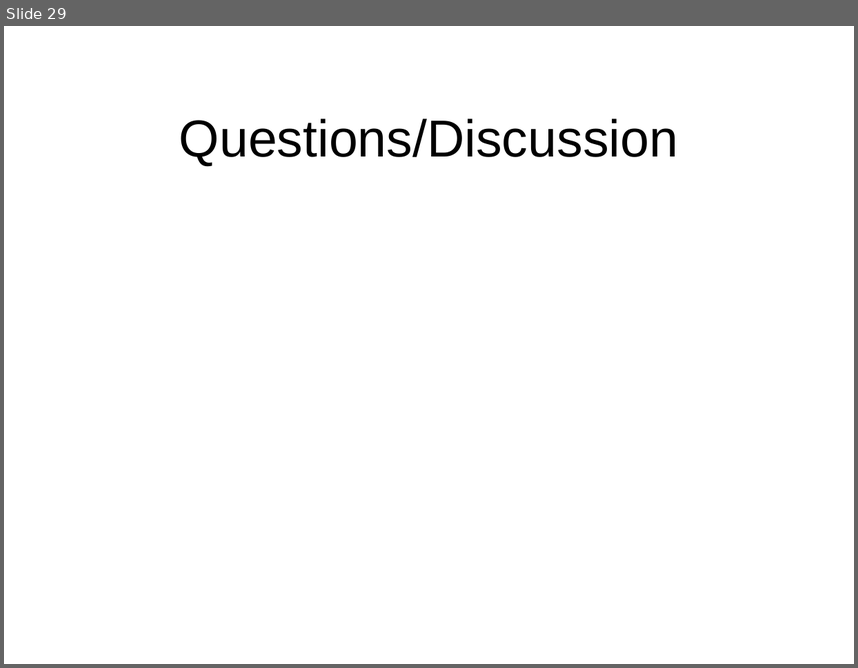
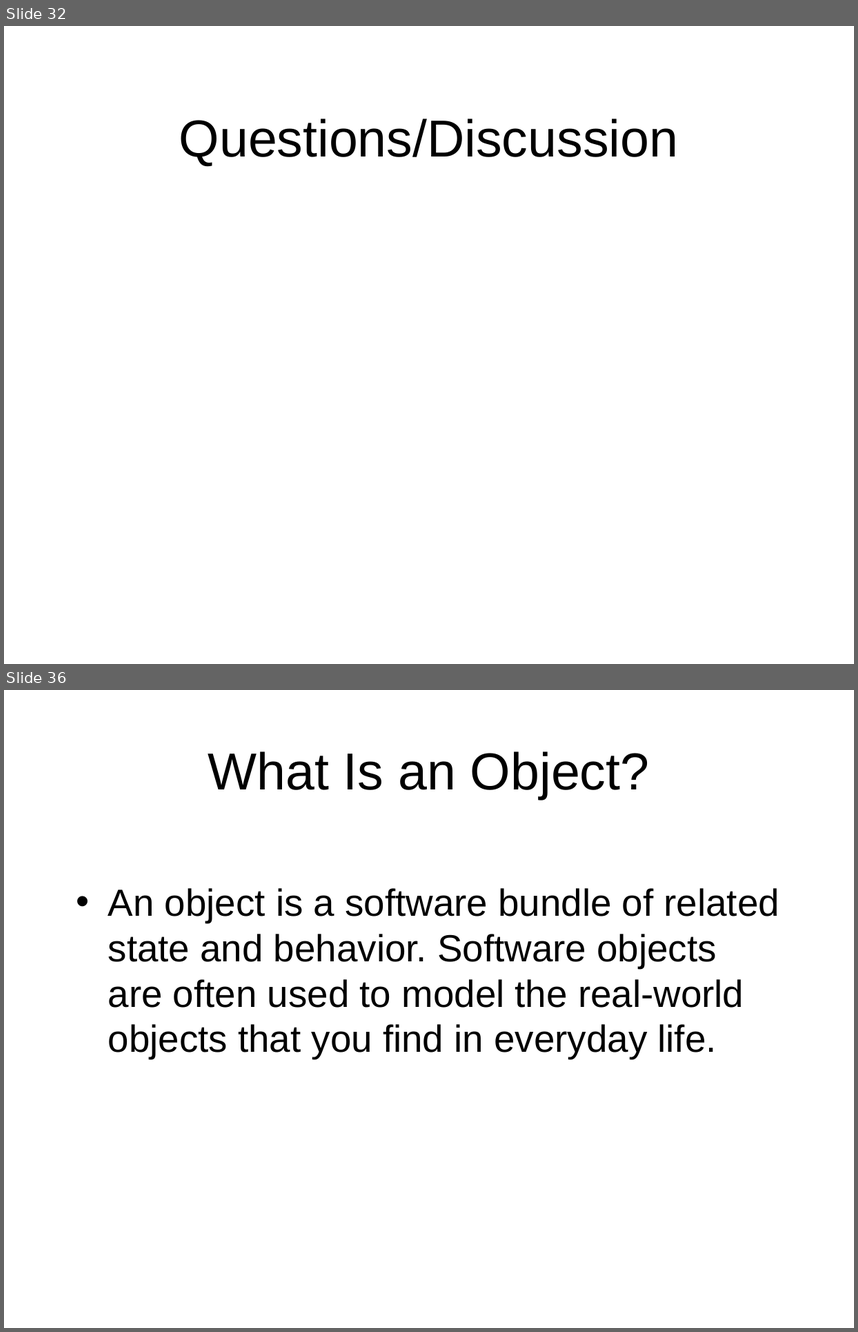
Before and after one commit to octaviordz/zjnu2017.github.io, a slide deck: OOAD/lectures/010--Introduction.ppt. Shown one above the other, each under a label of ours: slide 29 before the commit, slides 32 and 36 after it; the slides between them are not shown. The pictures are 858x668 and 858x1332 pixels, drawn with LibreOffice and Linux fonts; fonts in the diff are those of the drawing. Boxes give left, top, right and bottom in pixels: in the first picture for what was removed or moved away, otherwise in the second. Text is boxed around its words. In the diff, an @@ line names an element or a change of style, - is before the commit and + after.

```diff
--- a/OOAD/lectures/010--Introduction.ppt
+++ b/OOAD/lectures/010--Introduction.ppt
@@ slide 36 added at (x1=4, y1=690, x2=854, y2=1328), background #FFFFFF @@
@@ title added at (x1=208, y1=751, x2=649, y2=799), 44 pt, text #000000 @@
+What Is an Object?
@@ text added at (x1=108, y1=888, x2=780, y2=1058), 32 pt, text #000000 @@
+• An object is a software bundle of related state and behavior. Software objects are often used to model the real-world objects that you find in everyday life.
@@ what was slide 29 is now slide 32 @@
```
Also in this commit, not shown: 1 slide changed, 11 other slides added, 1 slide removed, 2 other files.
